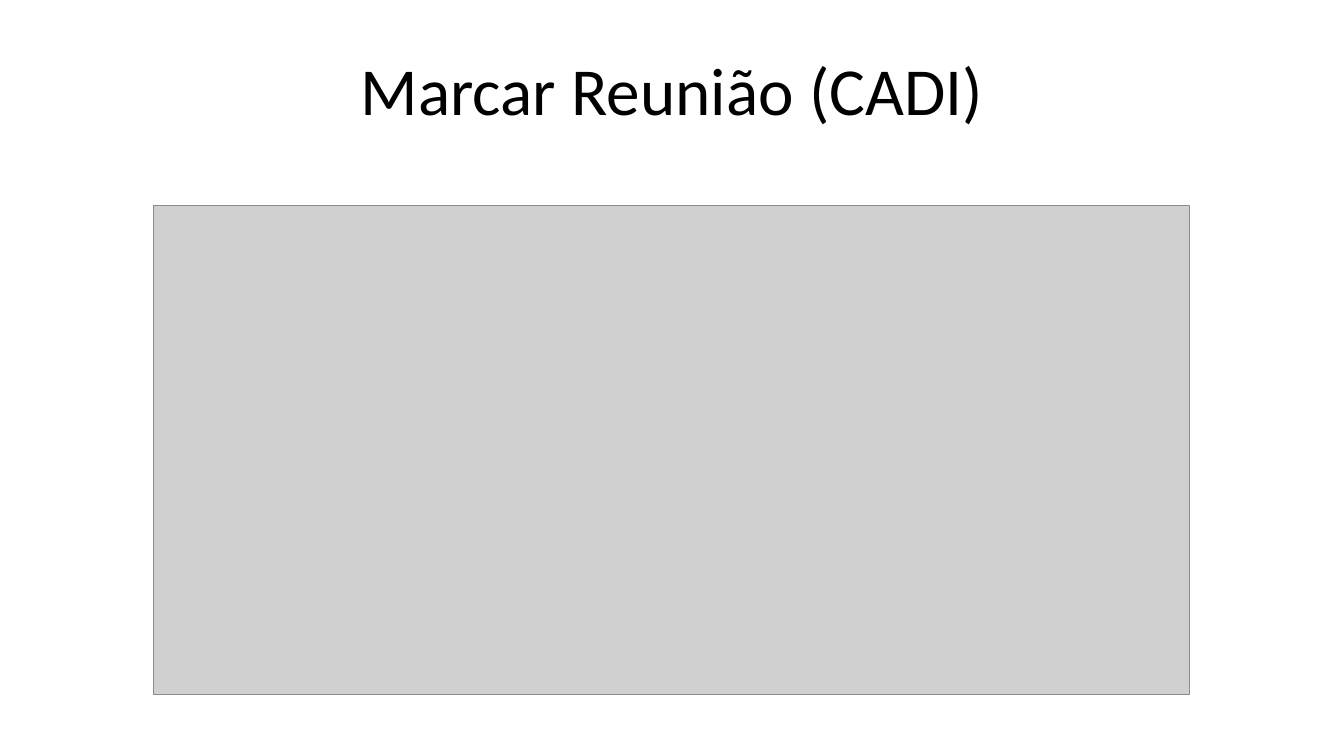
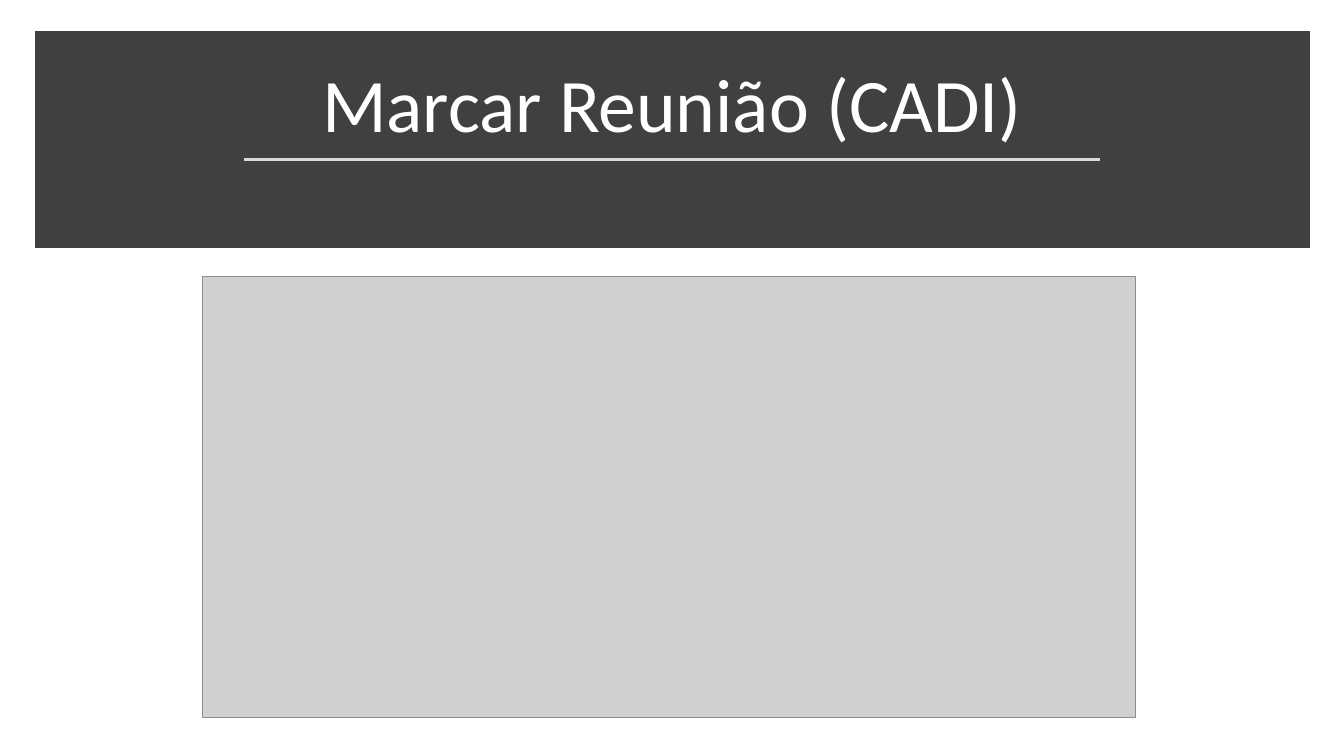
Before and after one commit to giraudgabriel/Projeto-Antenas, a slide deck: slide 27 of diagramas/Requisitos.pptx (slide 28 before the commit). Drawn at 1344x756 pixels with LibreOffice and Linux fonts; fonts in the diff are those of the drawing; grey boxes stand for pictures. Boxes give left, top, right and bottom in pixels: in the first picture for what was removed or moved away, otherwise in the second. Text is boxed around its words. In the diff, an @@ line names an element or a change of style, - is before the commit and + after.

```diff
--- a/diagramas/Requisitos.pptx
+++ b/diagramas/Requisitos.pptx
@@ rectangle added at (41,38,1303,242), fill #404040, outline #404040 10 pt @@
@@ title "Marcar Reunião (CADI)": place and size @@
-title "Marcar Reunião (CADI)" at (361,66,983,124)
+title "Marcar Reunião (CADI)" at (322,77,1021,143)
@@ title "Marcar Reunião (CADI)" at (322,77,1021,143): size 48 to 54 pt, text colour #000000 to #FFFFFF @@
@@ line added from (244, 159) to (1101, 159), #D9D9D9 1.75 pt @@
@@ picture: place and size @@
-picture at (154,206,1191,696)
+picture at (203,276,1135,717)
```
Also in this commit, not shown: 18 other slides changed, 1 slide added, 1 slide removed, 1 other file.
